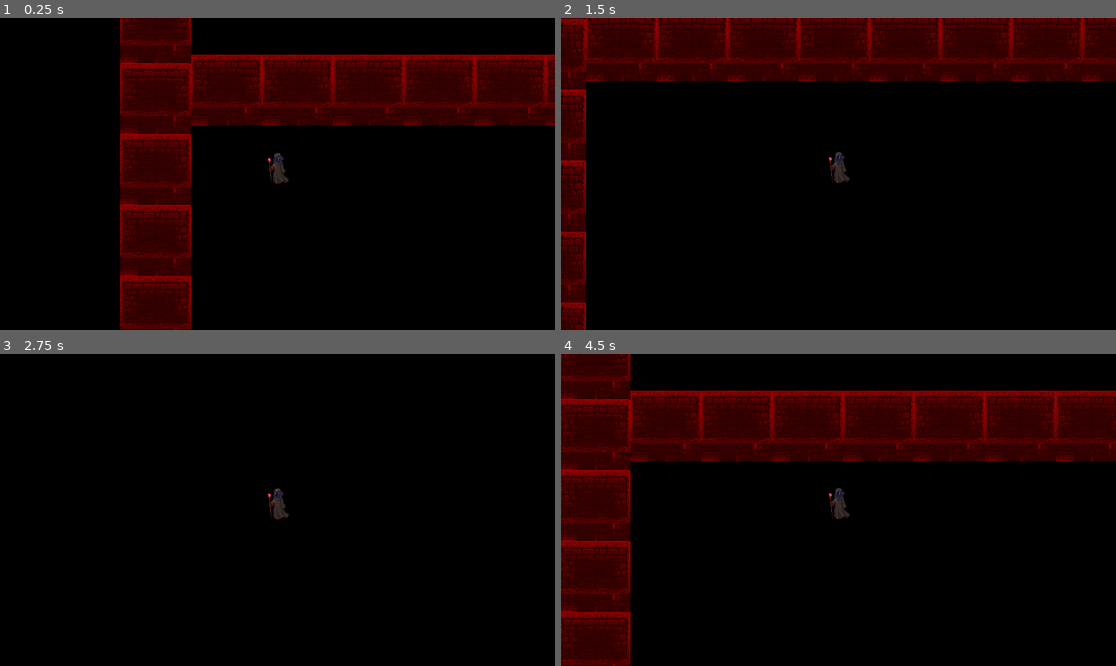
Above: before the commit, frames 1-4 (two rows, left to right).
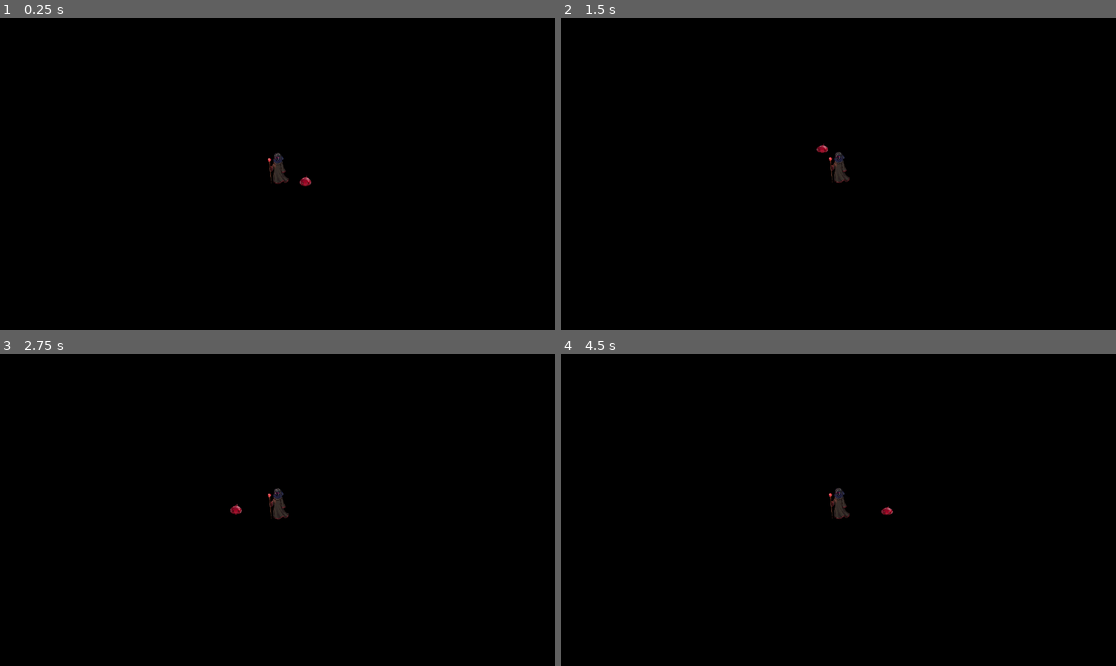
Above: after the commit, the same moments.

Repository: C-V-C-REDDY/The-Crimson-Chase
Game: Godot game, scene res://Scenes/game.tscn
Two runs of this game, one before a commit and one after it. Both use one fixed random seed, a clock stepped at 60 frames per second and the inputs below.
Inputs:
- Up to frame 1 (0.25 s): no input
- Up to frame 2 (1.5 s): hold Right (ui_right) 0.53-1.28 s; hold Down (ui_down) from 1.28 s (still down)
- Up to frame 3 (2.75 s): release Down (ui_down) at 2.03 s; hold Right (ui_right) from 2.03 s (still down)
- Up to frame 4 (4.5 s): release Right (ui_right) at 2.78 s; hold Up (ui_up) 2.78-3.53 s; hold Left (ui_left) from 3.53 s (still down)

The runs differ from the first frame. In frame 1, 28% of the frame differs, in the area x 21-100%, y 0-100%; in frame 2, 24%; in frame 3, less than 0.1%; in frame 4, 33%, in the area x 0-100%, y 0-100%.

Commit message:
add Pooring companion with follow AI and idle animation

Diff:
--- a/the-crimson-chase/Scenes/game.tscn
+++ b/the-crimson-chase/Scenes/game.tscn
@@ -1,11 +1,17 @@
-[gd_scene load_steps=3 format=3 uid="uid://cdlxaqt5j2hvj"]
+[gd_scene load_steps=4 format=3 uid="uid://cdlxaqt5j2hvj"]
 
 [ext_resource type="PackedScene" uid="uid://dtqd3qgudh5uc" path="res://Scenes/player.tscn" id="1_ebmjs"]
 [ext_resource type="PackedScene" uid="uid://73mq0c4ckedp" path="res://Scenes/world.tscn" id="2_qxrlw"]
+[ext_resource type="PackedScene" uid="uid://dci038p5081w4" path="res://Scenes/pooring.tscn" id="3_wrm1d"]
 
 [node name="Game" type="Node"]
 
 [node name="Player" parent="." instance=ExtResource("1_ebmjs")]
+position = Vector2(487, 300)
 
 [node name="World" parent="." instance=ExtResource("2_qxrlw")]
 position = Vector2(-78, -44)
+
+[node name="Pooring" parent="." instance=ExtResource("3_wrm1d")]
+position = Vector2(512, 306)
+scale = Vector2(0.5, 0.5)
--- a/the-crimson-chase/Scenes/player.tscn
+++ b/the-crimson-chase/Scenes/player.tscn
@@ -1,7 +1,7 @@
 [gd_scene load_steps=7 format=3 uid="uid://dtqd3qgudh5uc"]
 
 [ext_resource type="Script" uid="uid://dj66qok6atvnc" path="res://Scripts/player.gd" id="1_cvnsp"]
-[ext_resource type="Texture2D" uid="uid://dpett7s2p86p7" path="res://Assets/sprites/Gemini_Generated_Image_aan299aan299aan2-removebg-preview.png" id="1_v0iea"]
+[ext_resource type="Texture2D" uid="uid://dpett7s2p86p7" path="res://Assets/sprites/MC.png" id="1_v0iea"]
 
 [sub_resource type="CapsuleShape2D" id="CapsuleShape2D_cvnsp"]
 
--- /dev/null
+++ b/the-crimson-chase/Scenes/pooring.tscn
@@ -0,0 +1,54 @@
+[gd_scene load_steps=6 format=3 uid="uid://dci038p5081w4"]
+
+[ext_resource type="Texture2D" uid="uid://b2eluw0rsoga8" path="res://Assets/sprites/Pooring.png" id="1_a1doh"]
+[ext_resource type="Script" uid="uid://diareu38cckj7" path="res://Scripts/pooring.gd" id="1_nv454"]
+
+[sub_resource type="Animation" id="Animation_nv454"]
+resource_name = "idle"
+loop_mode = 1
+tracks/0/type = "value"
+tracks/0/imported = false
+tracks/0/enabled = true
+tracks/0/path = NodePath("Sprite2D:scale")
+tracks/0/interp = 1
+tracks/0/loop_wrap = true
+tracks/0/keys = {
+"times": PackedFloat32Array(0, 0.5),
+"transitions": PackedFloat32Array(1, 1),
+"update": 0,
+"values": [Vector2(0.07, 0.07), Vector2(0.07, 0.05)]
+}
+
+[sub_resource type="Animation" id="Animation_d8q04"]
+length = 0.001
+tracks/0/type = "value"
+tracks/0/imported = false
+tracks/0/enabled = true
+tracks/0/path = NodePath("Sprite2D:scale")
+tracks/0/interp = 1
+tracks/0/loop_wrap = true
+tracks/0/keys = {
+"times": PackedFloat32Array(0),
+"transitions": PackedFloat32Array(1),
+"update": 0,
+"values": [Vector2(0.07, 0.07)]
+}
+
+[sub_resource type="AnimationLibrary" id="AnimationLibrary_r12qn"]
+_data = {
+&"RESET": SubResource("Animation_d8q04"),
+&"idle": SubResource("Animation_nv454")
+}
+
+[node name="Pooring" type="Node2D"]
+script = ExtResource("1_nv454")
+
+[node name="Sprite2D" type="Sprite2D" parent="."]
+scale = Vector2(0.07, 0.07)
+texture = ExtResource("1_a1doh")
+
+[node name="PooringAnimation" type="AnimationPlayer" parent="."]
+unique_name_in_owner = true
+libraries = {
+&"": SubResource("AnimationLibrary_r12qn")
+}
--- a/the-crimson-chase/Scripts/player.gd
+++ b/the-crimson-chase/Scripts/player.gd
@@ -1,10 +1,13 @@
 extends CharacterBody2D
 @onready var anim_player: AnimationPlayer = $PlayerAnimation
+@onready var pooring: Node2D = $"../Pooring"
+
 
 const SPEED = 200.0
 
 func _ready() -> void:
 	anim_player.play("idle")
+	pooring.follow_target = self
 
 func _physics_process(_delta: float) -> void:
 	var direction = Vector2.ZERO
--- /dev/null
+++ b/the-crimson-chase/Scripts/pooring.gd
@@ -0,0 +1,19 @@
+extends Node2D
+@onready var pooring_animation: AnimationPlayer = %PooringAnimation
+
+
+var follow_target : Node2D = null
+var follow_speed = 175.0
+var follow_distance = 30
+
+func _ready() -> void:
+	%PooringAnimation.play("idle")
+
+
+func _process(delta: float) -> void:
+	if follow_target == null:
+		return
+	var distance = global_position.distance_to(follow_target.global_position)
+	if distance > follow_distance:
+		var direction = (follow_target.global_position - global_position).normalized()
+		global_position += direction * follow_speed * delta
Renamed: the-crimson-chase/Assets/sprites/Gemini_Generated_Image_aan299aan299aan2-removebg-preview.png -> the-crimson-chase/Assets/sprites/MC.png
Not shown, added: the-crimson-chase/Assets/sprites/MC.png.import
Binary file added: the-crimson-chase/Assets/sprites/Pooring.png
Not shown, changed: the-crimson-chase/Assets/sprites/Pooring.png.import
Not shown, added: the-crimson-chase/Scripts/pooring.gd.uid
